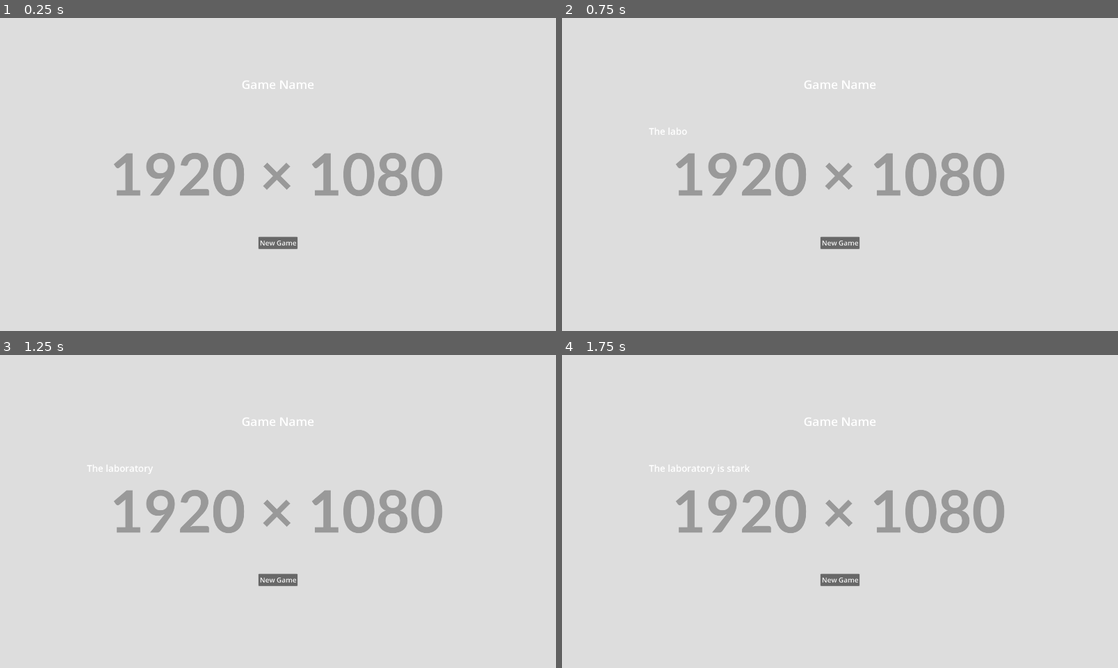
Above: before the commit, frames 1-4 (two rows, left to right).
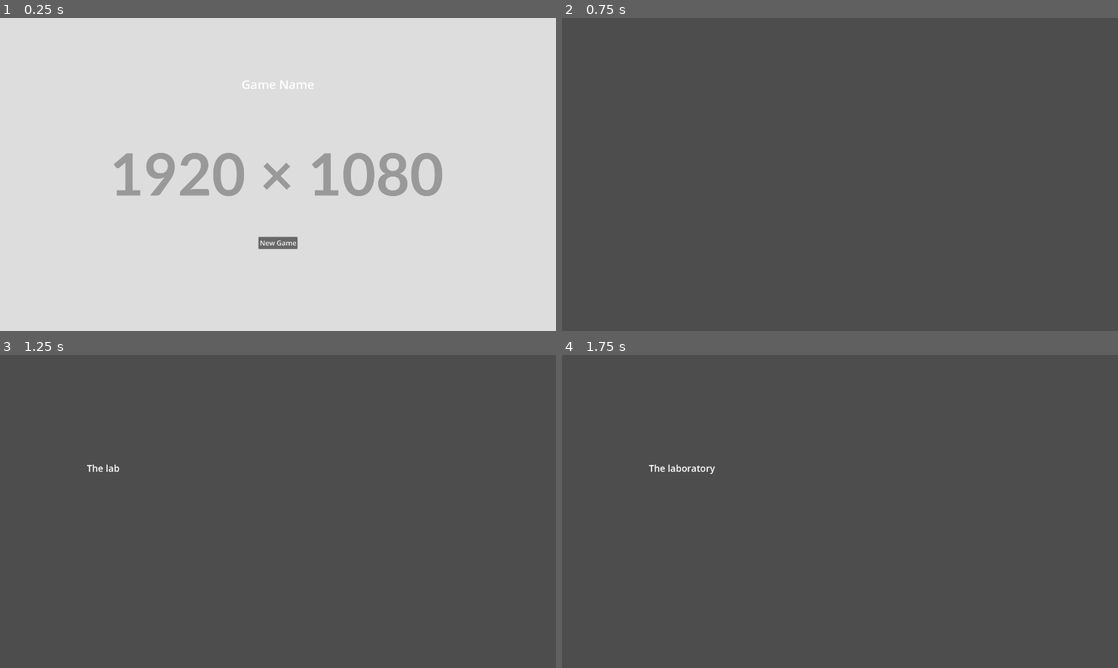
Above: after the commit, the same moments.

Repository: ReneJSchwartz/quantum-jam-2025-choose-your-own-adventure
Game: Godot game, scene res://scenes/game_tree.tscn
The game is run twice, just before and just after one commit, with the same random seed, the same clock (stepped at 60 frames per second) and the same inputs.
Inputs (mouse positions are in pixels of both pictures, inside the frame that each line leads up to):
- Up to frame 1 (0.25 s): no input
- Up to frame 2 (0.75 s): click "New Game" at 0.5 s
- Up to frame 3 (1.25 s): no input
- Up to frame 4 (1.75 s): click (840, 580) at 1.25 s, where only the run before the commit has a clickable "New Game"

Frame 1 is identical in both runs. In frame 2, 100% of the frame differs, in the area x 0-100%, y 0-100%; in frame 3, 100%; in frame 4, 100%.

Commit message:
feat: add signal bus

Diff:
--- a/godot_project/project.godot
+++ b/godot_project/project.godot
@@ -15,6 +15,10 @@
 config/features=PackedStringArray("4.4", "GL Compatibility")
 config/icon="res://icon.svg"
 
+[autoload]
+
+SignalBus="*res://source/signal_bus.gd"
+
 [display]
 
 window/size/viewport_width=1920
--- a/godot_project/scenes/ui/dialogue_ui.tscn
+++ b/godot_project/scenes/ui/dialogue_ui.tscn
@@ -10,7 +10,7 @@
 [node name="DialogueUiManager" type="Node" parent="Scripts" node_paths=PackedStringArray("ui_container", "text_area", "speaker_name", "dialogue_options")]
 script = ExtResource("1_y3syv")
 text_speeds_slow_normal_fast = Array[float]([10.0, 15.0, 20.0])
-ui_container = NodePath("../../ContainerPageView")
+ui_container = NodePath("../../ContainerScrollView")
 text_area = NodePath("../../ContainerScrollView/MarginContainer/VBoxContainer/MarginContainer/ScrollingDialogueBox")
 speaker_name = NodePath("../../ContainerPageView/SpeakerName")
 dialogue_options = [NodePath("../../ContainerScrollView/MarginContainer/VBoxContainer/ChoiceMargin/DialogueChoices/Choi …(328 unchanged characters)…
--- a/godot_project/source/dialogue/dialogue.gd
+++ b/godot_project/source/dialogue/dialogue.gd
@@ -11,6 +11,8 @@
 var steps: Array[DialogueStep] = []
 static var instance: Dialogue
 
+func _init():
+	SignalBus.sub("game_started", func(data): beginning())
 
 func _ready() -> void:
 	instance = self
@@ -20,8 +22,6 @@
 	# option can add dynamic continuation to dialogue with add_texts and add_options
 	#add_options([DialogueOption.create("doStuff", func(): print("do stuff callback"))])
 	#start_dialogue()
-	beginning()
-	pass
 
 ## Helper method for adding dialogue.
 func add_text(text, name = "", image = ""):
--- a/godot_project/source/main_menu_screen.gd
+++ b/godot_project/source/main_menu_screen.gd
@@ -16,4 +16,5 @@
 
 func _on_b_new_game_pressed() -> void:
 	main_menu_container.visible = false
+	SignalBus.pub("game_started")
 	# todo start game
--- /dev/null
+++ b/godot_project/source/signal_bus.gd
@@ -0,0 +1,14 @@
+extends Node
+## Signal bus (pub/sub) that does not specify signals beforehand, and instead
+## they are generated at runtime. Can be used alongside other more
+## reliable signal buses. Usage of parameters is optional and not checked.
+## Can of course be extended also with specified signals.
+
+func pub(signal_name: String, data = null):
+	if has_signal(signal_name):
+		emit_signal(signal_name, data)
+
+func sub(signal_name: String, action: Callable):
+	if not has_signal(signal_name):
+		add_user_signal(signal_name)
+	connect(signal_name, action)
Not shown, added: godot_project/source/signal_bus.gd.uid
